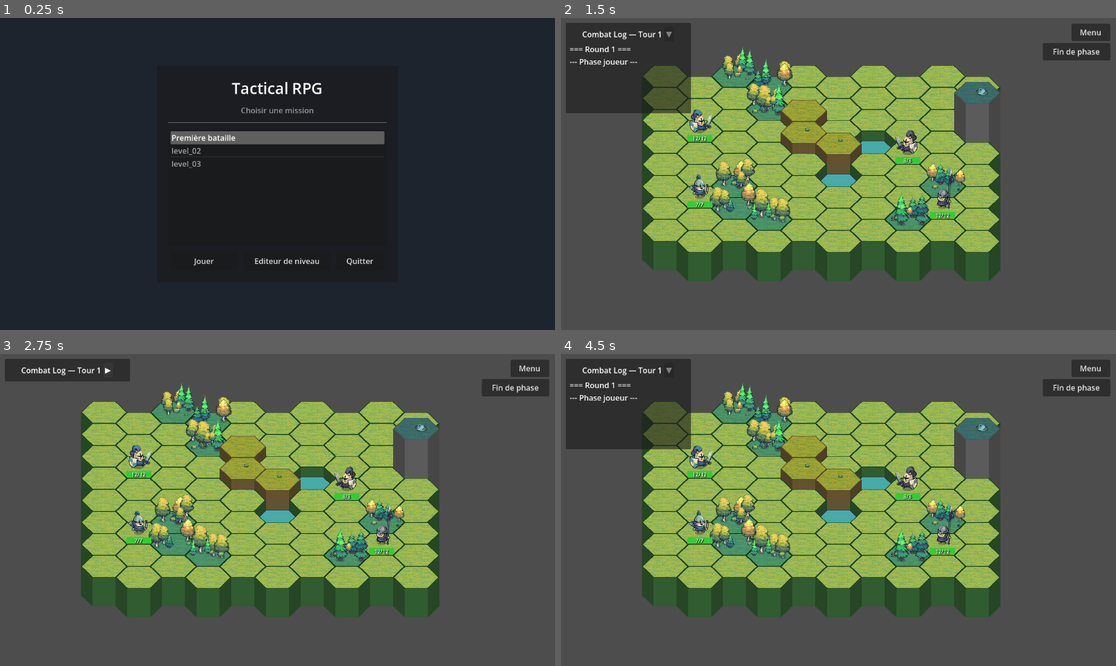
Above: before the commit, frames 1-4 (two rows, left to right).
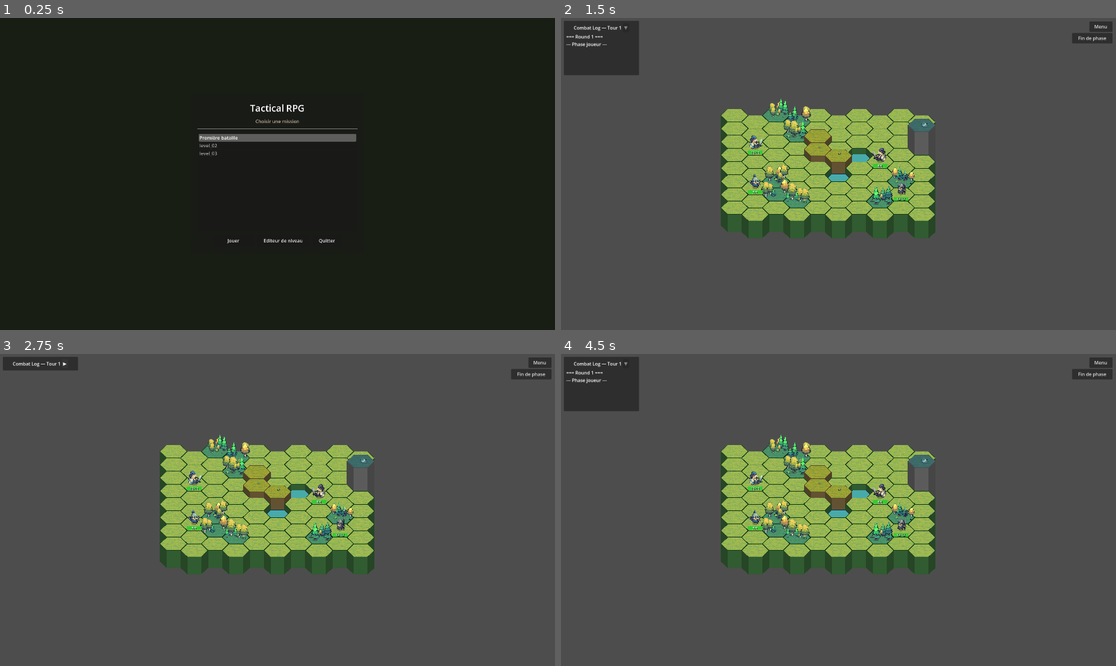
Above: after the commit, the same moments.

Repository: AlexandreB6/tactical-rpg
Game: Godot game, scene res://scenes/ui/main_menu.tscn
Two runs of this game, one before a commit and one after it. Both use one fixed random seed, a clock stepped at 60 frames per second and the inputs below.
Inputs:
- Up to frame 1 (0.25 s): no input
- Up to frame 2 (1.5 s): click "Jouer" at 0.5 s; click "▶" at 1.25 s
- Up to frame 3 (2.75 s): click "▼" at 2 s
- Up to frame 4 (4.5 s): click "Fin de phase" at 2.75 s; click "Annuler" at 3.5 s; click "▶" at 4.25 s

The runs differ from the first frame. In frame 1, 72% of the frame differs, in the area x 0-100%, y 0-100%; in frame 2, 41%; in frame 3, 39%; in frame 4, 41%.
Error after the commit: Parse Error: Cannot find member "project_theme" in base "ThemeDB". (res://scripts/ui_theme.gd:8)

Commit message:
feat: thème UI Tiny Swords + résolution 1920x1080 (#10)
- Autoload UITheme : thème global avec assets Tiny Swords NineSlice
  - Boutons : BigBlueButton (normal/pressed/hover/disabled)
  - Panels : WoodTable (PanelContainer)
  - Papers : RegularPaper (LineEdit, ItemList)
  - Labels : couleur parchemin + ombre
- Résolution fenêtre : 1152x648 → 1920x1080
- Menu principal : panel agrandi, couleurs ajustées

Co-Authored-By: Claude Opus 4.6 <noreply@anthropic.com>

Diff:
--- a/project.godot
+++ b/project.godot
@@ -18,6 +18,12 @@
 [autoload]
 
 GameState="*res://scripts/game_state.gd"
+UITheme="*res://scripts/ui_theme.gd"
+
+[display]
+
+window/size/viewport_width=1920
+window/size/viewport_height=1080
 
 [physics]
 
--- a/scripts/main_menu.gd
+++ b/scripts/main_menu.gd
@@ -13,7 +13,7 @@
 func _build_ui() -> void:
 	# Fond sombre
 	var bg = ColorRect.new()
-	bg.color = Color(0.12, 0.14, 0.18)
+	bg.color = Color(0.1, 0.12, 0.08)
 	bg.set_anchors_preset(Control.PRESET_FULL_RECT)
 	add_child(bg)
 	# Container centré
@@ -21,7 +21,7 @@
 	center.set_anchors_preset(Control.PRESET_FULL_RECT)
 	add_child(center)
 	var panel = PanelContainer.new()
-	panel.custom_minimum_size = Vector2(500, 450)
+	panel.custom_minimum_size = Vector2(600, 550)
 	center.add_child(panel)
 	var margin = MarginContainer.new()
 	margin.add_theme_constant_override("margin_left", 24)
@@ -42,7 +42,7 @@
 	subtitle.text = "Choisir une mission"
 	subtitle.add_theme_font_size_override("font_size", 16)
 	subtitle.horizontal_alignment = HORIZONTAL_ALIGNMENT_CENTER
-	subtitle.add_theme_color_override("font_color", Color(0.6, 0.6, 0.6))
+	subtitle.add_theme_color_override("font_color", Color(0.75, 0.7, 0.6))
 	vbox.add_child(subtitle)
 	vbox.add_child(HSeparator.new())
 	# Liste des niveaux
--- /dev/null
+++ b/scripts/ui_theme.gd
@@ -0,0 +1,80 @@
+# Autoload — construit et applique le thème UI global avec les assets Tiny Swords
+extends Node
+
+const UI_PATH = "res://assets/Tiny Swords/UI Elements/UI Elements/"
+
+func _ready() -> void:
+	var theme = _build_theme()
+	ThemeDB.project_theme = theme
+
+func _build_theme() -> Theme:
+	var theme = Theme.new()
+	# --- Couleurs Label ---
+	theme.set_color("font_color", "Label", Color(0.95, 0.9, 0.8))
+	theme.set_color("font_shadow_color", "Label", Color(0, 0, 0, 0.6))
+	theme.set_constant("shadow_offset_x", "Label", 1)
+	theme.set_constant("shadow_offset_y", "Label", 1)
+	# --- Boutons (BigBlue NineSlice) ---
+	var btn_n = _nine_slice(UI_PATH + "Buttons/BigBlueButton_Regular.png", 107, 107, 107, 107)
+	var btn_p = _nine_slice(UI_PATH + "Buttons/BigBlueButton_Pressed.png", 107, 107, 107, 107)
+	var btn_h = _nine_slice(UI_PATH + "Buttons/BigBlueButton_Regular.png", 107, 107, 107, 107)
+	btn_h.modulate_color = Color(1.15, 1.15, 1.15)
+	var btn_d = _nine_slice(UI_PATH + "Buttons/BigBlueButton_Regular.png", 107, 107, 107, 107)
+	btn_d.modulate_color = Color(0.5, 0.5, 0.5, 0.7)
+	var btn_f = _nine_slice(UI_PATH + "Buttons/BigBlueButton_Regular.png", 107, 107, 107, 107)
+	theme.set_stylebox("normal", "Button", btn_n)
+	theme.set_stylebox("pressed", "Button", btn_p)
+	theme.set_stylebox("hover", "Button", btn_h)
+	theme.set_stylebox("disabled", "Button", btn_d)
+	theme.set_stylebox("focus", "Button", btn_f)
+	theme.set_color("font_color", "Button", Color(1, 1, 1))
+	theme.set_color("font_pressed_color", "Button", Color(0.9, 0.9, 0.85))
+	theme.set_color("font_hover_color", "Button", Color(1, 1, 0.9))
+	theme.set_color("font_disabled_color", "Button", Color(0.6, 0.6, 0.6))
+	theme.set_color("font_shadow_color", "Button", Color(0, 0, 0, 0.8))
+	theme.set_constant("shadow_offset_x", "Button", 1)
+	theme.set_constant("shadow_offset_y", "Button", 1)
+	# --- PanelContainer : WoodTable ---
+	var panel_box = _nine_slice(UI_PATH + "Wood Table/WoodTable.png", 150, 150, 150, 150)
+	theme.set_stylebox("panel", "PanelContainer", panel_box)
+	# --- LineEdit ---
+	var le = _nine_slice(UI_PATH + "Papers/RegularPaper.png", 107, 107, 107, 107)
+	le.content_margin_left = 8
+	le.content_margin_right = 8
+	le.content_margin_top = 4
+	le.content_margin_bottom = 4
+	theme.set_stylebox("normal", "LineEdit", le)
+	theme.set_stylebox("focus", "LineEdit", le)
+	theme.set_color("font_color", "LineEdit", Color(0.15, 0.12, 0.1))
+	theme.set_color("caret_color", "LineEdit", Color(0.2, 0.15, 0.1))
+	# --- ItemList (menu principal) ---
+	var il = _nine_slice(UI_PATH + "Papers/RegularPaper.png", 107, 107, 107, 107)
+	theme.set_stylebox("panel", "ItemList", il)
+	theme.set_color("font_color", "ItemList", Color(0.15, 0.12, 0.1))
+	theme.set_color("font_selected_color", "ItemList", Color(0.1, 0.05, 0.0))
+	var sel = StyleBoxFlat.new()
+	sel.bg_color = Color(0.85, 0.75, 0.55, 0.5)
+	for prop in ["corner_radius_top_left", "corner_radius_top_right", "corner_radius_bottom_left", "corner_radius_bottom_right"]:
+		sel.set(prop, 4)
+	theme.set_stylebox("selected", "ItemList", sel)
+	theme.set_stylebox("selected_focus", "ItemList", sel)
+	# --- ScrollContainer : transparent ---
+	theme.set_stylebox("panel", "ScrollContainer", StyleBoxEmpty.new())
+	return theme
+
+func _nine_slice(path: String, left: int, top: int, right: int, bottom: int) -> StyleBoxTexture:
+	var tex = load(path) as Texture2D
+	var s = StyleBoxTexture.new()
+	s.texture = tex
+	s.texture_margin_left = left
+	s.texture_margin_top = top
+	s.texture_margin_right = right
+	s.texture_margin_bottom = bottom
+	s.axis_stretch_horizontal = StyleBoxTexture.AXIS_STRETCH_MODE_TILE_FIT
+	s.axis_stretch_vertical = StyleBoxTexture.AXIS_STRETCH_MODE_TILE_FIT
+	s.texture_filter = CanvasItem.TEXTURE_FILTER_NEAREST
+	s.content_margin_left = 14
+	s.content_margin_right = 14
+	s.content_margin_top = 14
+	s.content_margin_bottom = 14
+	return s
